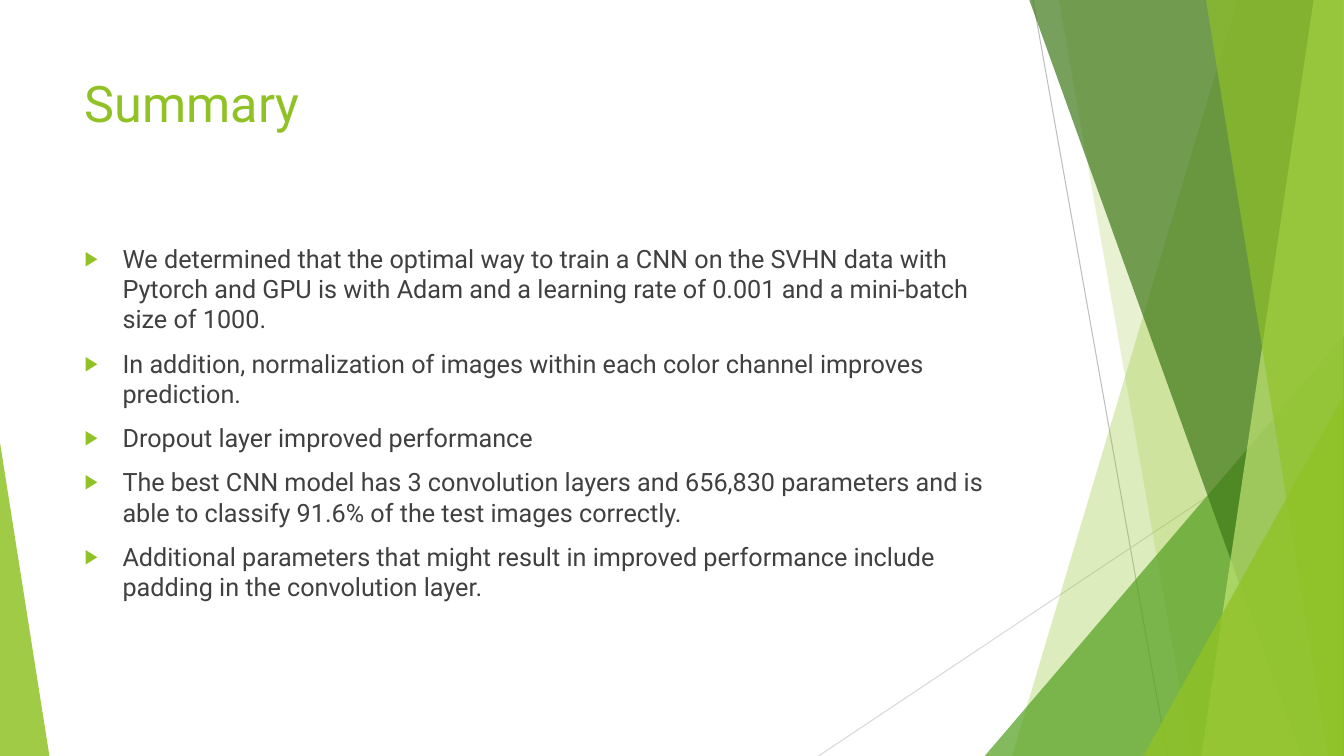
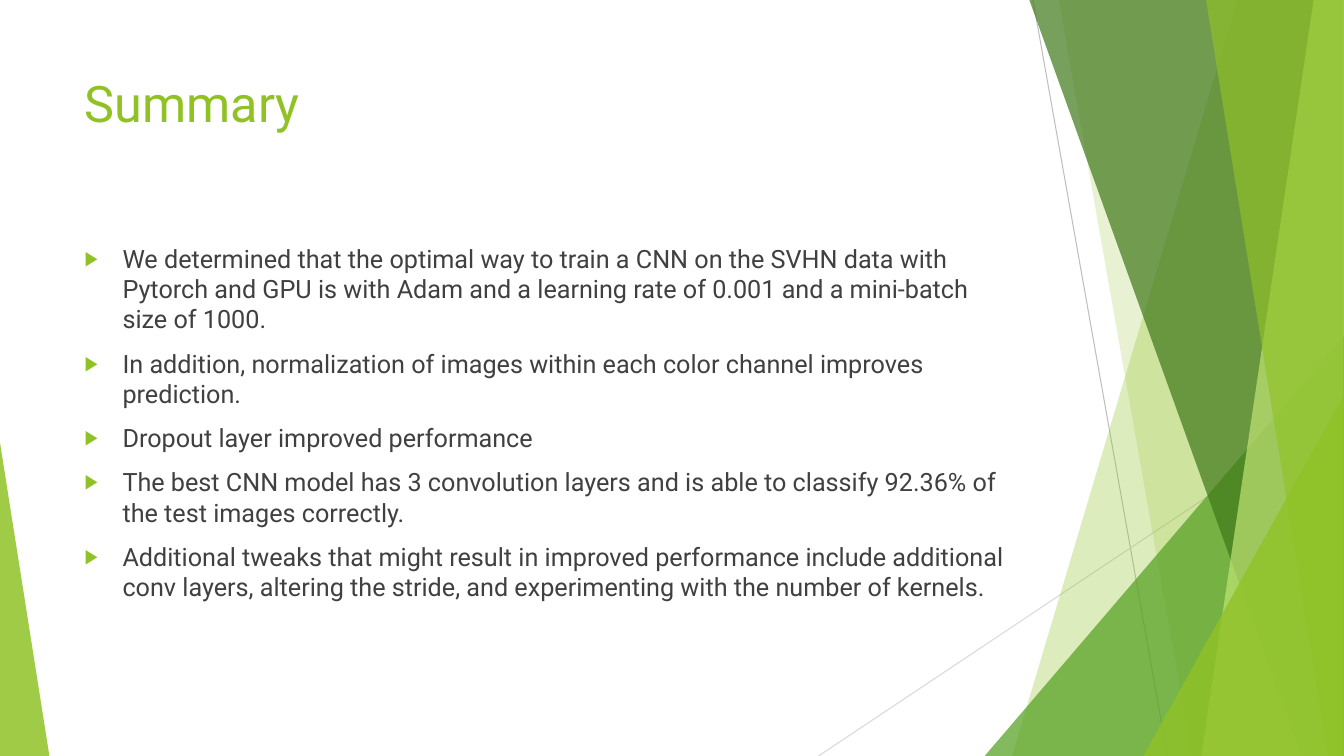
Before and after one commit to josephhaaga/Final-Project-Group6, a slide deck: slide 15 of Final-Group-Presentation/final group presentation.pptx. Drawn at 1344x756 pixels with LibreOffice and Linux fonts; fonts in the diff are those of the drawing. Boxes give left, top, right and bottom in pixels: in the first picture for what was removed or moved away, otherwise in the second. Text is boxed around its words. In the diff, an @@ line names an element or a change of style, - is before the commit and + after.

```diff
--- a/Final-Group-Presentation/final group presentation.pptx
+++ b/Final-Group-Presentation/final group presentation.pptx
@@ text at (123, 472, 1003, 602): text changed @@
-▶ The best CNN model has 3 convolution layers and 656,830 parameters and is able to classify 91.6% of the test images correctly.
-▶ Additional parameters that might result in improved performance include padding in the convolution layer.
+▶ The best CNN model has 3 convolution layers and is able to classify 92.36% of the test images correctly.
+▶ Additional tweaks that might result in improved performance include additional conv layers, altering the stride, and experimenting with the number of kernels.
```
Also in this commit, not shown: 2 other files.
